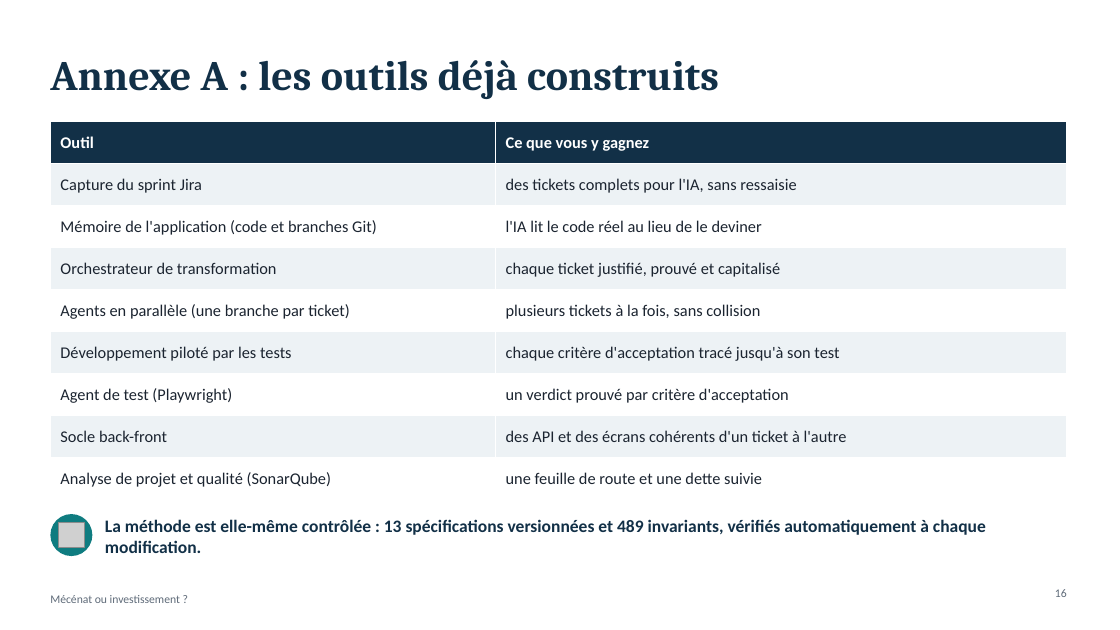
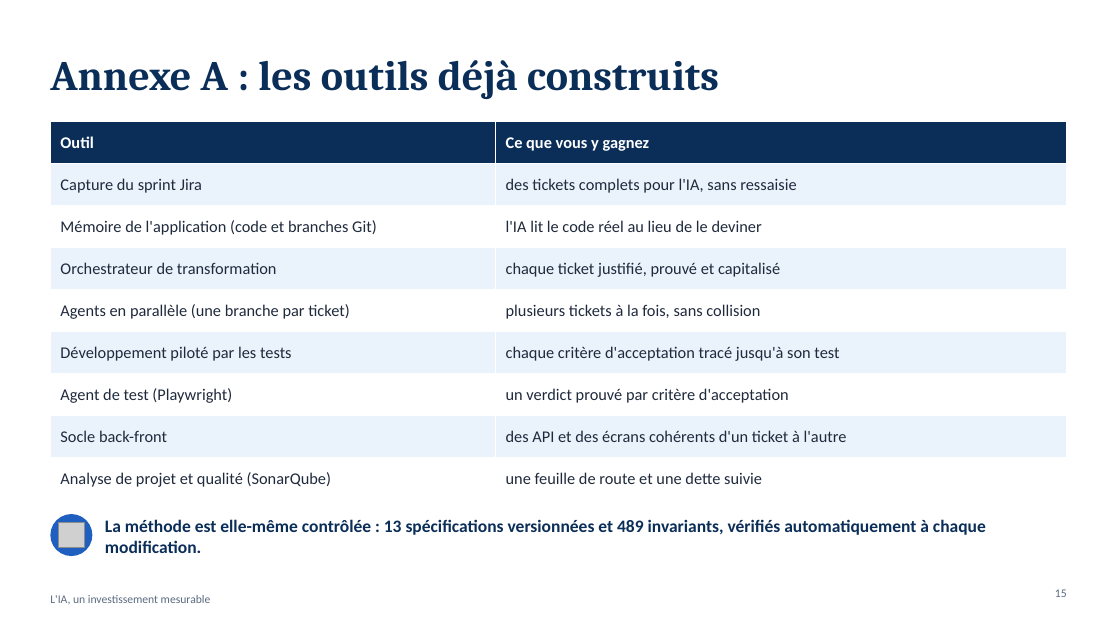
Before and after one commit to FredGarcia/Agent2Prompt, a slide deck: slide 15 of docs/presentation-valeur-ia/presentation-valeur-ia.pptx (slide 16 before the commit). Drawn at 1120x630 pixels with LibreOffice and Linux fonts; fonts in the diff are those of the drawing; grey boxes stand for pictures. Boxes give left, top, right and bottom in pixels: in the first picture for what was removed or moved away, otherwise in the second. Text is boxed around its words. In the diff, an @@ line names an element or a change of style, - is before the commit and + after.

```diff
--- a/docs/presentation-valeur-ia/presentation-valeur-ia.pptx
+++ b/docs/presentation-valeur-ia/presentation-valeur-ia.pptx
@@ title "Annexe A : les outils ..." at <box>50,60,719,99</box>: text colour #123047 to #0B2E59 @@
@@ table at <box>50,122,1067,491</box> @@
@@ fill #123047 to #0B2E59 in row 1 @@
@@ fill #EDF2F5 to #EAF2FB in 8 cells @@
@@ text colour #1B2430 to #1F2A3C @@
@@ text "La méthode est elle-même contrôlée ..." at <box>105,519,986,553</box>: text colour #123047 to #0B2E59 @@
@@ ellipse at <box>50,514,92,556</box>: fill #0F7C80 to #1F5FBF @@
@@ text at <box>50,595,211,604</box>: text changed; text colour #5F6B79 to #5B6B80 @@
-Mécénat ou investissement ?
+L'IA, un investissement mesurable
@@ page number at <box>1055,589,1067,597</box>: text changed; text colour #5F6B79 to #5B6B80 @@
-16
+15
```
Also in this commit, not shown: 15 other slides changed, 1 slide removed, 3 other files.
